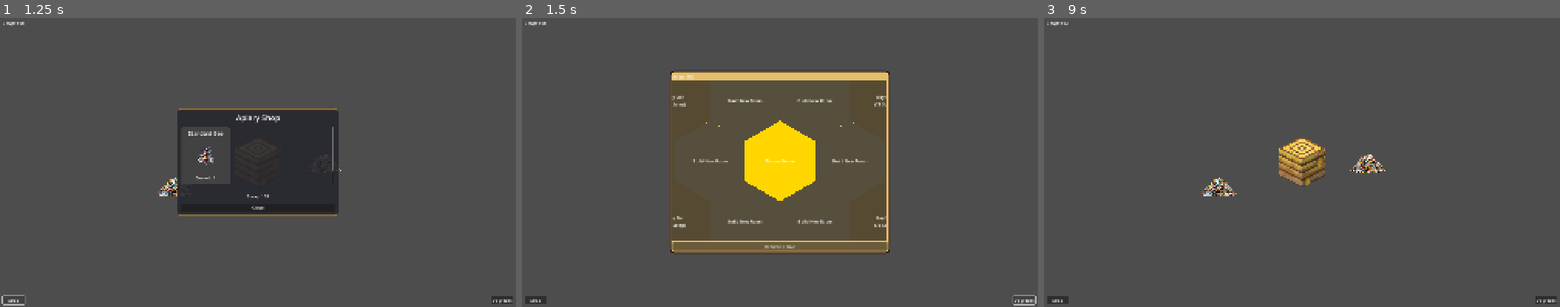
Above: before the commit, frames 1-3 (left to right).
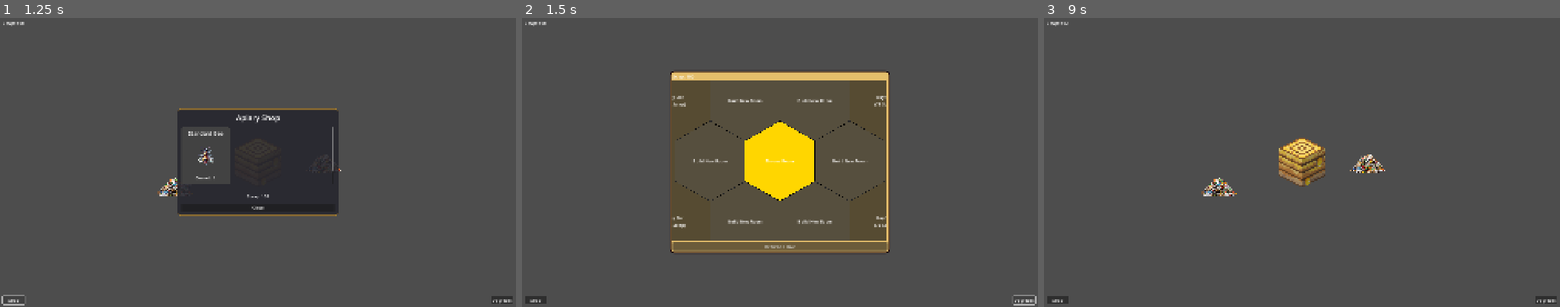
Above: after the commit, the same moments.

Repository: cyberstrgg/LitterBees
Game: Godot game, scene res://main.tscn
The game is run twice, just before and just after one commit, with the same random seed, the same clock (stepped at 60 frames per second) and the same inputs.
Inputs (mouse positions are in pixels of both pictures, inside the frame that each line leads up to):
- Up to frame 1 (1.25 s): click "Shop" at 0.5 s
- Up to frame 2 (1.5 s): click "Upgrades" at 1.25 s
- Up to frame 3 (9 s): click (1441, 162) at 2.02 s; click (1441, 162) at 2.77 s; click "Shop" at 3.5 s; click "Buy (17 Scrap)" at 4.25 s; click "Upgrades" at 5 s; click "Shop" at 5.75 s; click "Buy (17 Scrap)" at 6.5 s; click "Upgrades" at 7.25 s; click (1441, 162) at 8.02 s; click "Return to Hive" at 8.75 s

Frame 1 is identical in both runs. In frame 2, 0.2% of the frame differs, in the area x 29-71%, y 35-64%; in frame 3, nothing differs.

Commit message:
stroking it

Diff:
--- a/Scenes/UpgradeRooms/upgrade_room.tscn
+++ b/Scenes/UpgradeRooms/upgrade_room.tscn
@@ -9,6 +9,7 @@
 anchors_preset = 0
 offset_right = 300.0
 offset_bottom = 300.0
+mouse_filter = 1
 script = ExtResource("1_w4h07")
 
 [node name="Polygon2D" type="Polygon2D" parent="."]
--- a/Scenes/room_slot.tscn
+++ b/Scenes/room_slot.tscn
@@ -8,6 +8,7 @@
 custom_minimum_size = Vector2(300, 300)
 offset_right = 300.0
 offset_bottom = 300.0
+mouse_filter = 1
 theme_override_styles/panel = SubResource("StyleBoxEmpty_kjnj3")
 script = ExtResource("1_kjnj3")
 
@@ -15,17 +16,19 @@
 
 [node name="BuildMenu" type="Panel" parent="."]
 visible = false
-layout_mode = 1
-anchors_preset = 15
+layout_mode = 2
 theme_override_styles/panel = SubResource("StyleBoxEmpty_kjnj3")
 
 [node name="BackgroundHex" type="Polygon2D" parent="BuildMenu"]
 z_index = -1
-color = Color(1, 1, 1, 1)
 
 [node name="CenterContainer" type="CenterContainer" parent="BuildMenu"]
 layout_mode = 1
 anchors_preset = 15
+anchor_right = 1.0
+anchor_bottom = 1.0
+grow_horizontal = 2
+grow_vertical = 2
 
 [node name="VBoxContainer" type="VBoxContainer" parent="BuildMenu/CenterContainer"]
 layout_mode = 2
@@ -47,8 +50,7 @@
 icon_alignment = 1
 
 [node name="BuildLabel" type="Label" parent="."]
-layout_mode = 1
-anchors_preset = 15
+layout_mode = 2
 text = "Build New Room"
 horizontal_alignment = 1
 vertical_alignment = 1
--- a/Scripts/UpgradeRooms/base_upgrade_room.gd
+++ b/Scripts/UpgradeRooms/base_upgrade_room.gd
@@ -11,81 +11,76 @@
 @export var base_effect_value: float = 1.0 # Can be damage, multiplier, etc.
 @export var effect_increment: float = 1.0
 
-# --- State ---
 var level: int = 1
 var total_scrap_invested: int = 0
 
-# --- Node References ---
 @onready var name_label: Label = $MarginContainer/CenterContainer/VBoxContainer/NameLabel
 @onready var level_label: Label = $MarginContainer/CenterContainer/VBoxContainer/LevelLabel
 @onready var effect_label: Label = $MarginContainer/CenterContainer/VBoxContainer/EffectLabel
-# MODIFIED: Changed Button to HexButton
 @onready var upgrade_button: HexButton = $MarginContainer/CenterContainer/VBoxContainer/UpgradeButton
 @onready var demolish_button: HexButton = $MarginContainer/CenterContainer/VBoxContainer/DemolishButton
 @onready var polygon_2d: Polygon2D = $Polygon2D
 
 func _ready():
-    # Draw the hexagon background
-    var size = self.custom_minimum_size
-    var center = size / 2.0
-    var hexagon_points = PackedVector2Array()
-    for i in range(6):
-        var angle_deg = 60 * i + 30 # Pointy-top
-        var angle_rad = deg_to_rad(angle_deg)
-        hexagon_points.append(center + Vector2(center.x * cos(angle_rad), center.y * sin(angle_rad)))
-    polygon_2d.polygon = hexagon_points
-    polygon_2d.color = Color(0.3, 0.3, 0.35) # Base color for upgrade rooms
+	var size = self.custom_minimum_size
+	var center = size / 2.0
+	var hexagon_points = PackedVector2Array()
+	for i in range(6):
+		var angle_deg = 60 * i + 30
+		var angle_rad = deg_to_rad(angle_deg)
+		hexagon_points.append(center + Vector2(center.x * cos(angle_rad), center.y * sin(angle_rad)))
+	polygon_2d.polygon = hexagon_points
+	polygon_2d.color = Color(0.3, 0.3, 0.35)
 
-    # Connect button signals (this works because our custom button emits "pressed")
-    upgrade_button.pressed.connect(_on_upgrade_button_pressed)
-    demolish_button.pressed.connect(_on_demolish_button_pressed)
+	upgrade_button.pressed.connect(_on_upgrade_button_pressed)
+	demolish_button.pressed.connect(_on_demolish_button_pressed)
 
-    # Initial setup
-    name_label.text = room_name
-    demolish_button.text = "Demolish" # Set static text
-    total_scrap_invested = base_cost
-    apply_upgrade_effect()
-    update_ui()
+	name_label.text = room_name
+	demolish_button.text = "Demolish"
+	total_scrap_invested = base_cost
+	apply_upgrade_effect()
+	update_ui()
+	queue_redraw() # Tell the engine to run the _draw() function
+
+func _draw():
+	# Draw a 2px black outline using the same points as the polygon
+	if polygon_2d and not polygon_2d.polygon.is_empty():
+		draw_polyline(polygon_2d.polygon, Color.BLACK, 2.0)
 
 func update_ui():
-    level_label.text = "Level: %d" % level
-    effect_label.text = get_effect_description()
+	level_label.text = "Level: %d" % level
+	effect_label.text = get_effect_description()
 
-    var next_cost = calculate_upgrade_cost()
-    # MODIFIED: Set properties on our custom HexButton
-    upgrade_button.text = "Upgrade (%d Scrap)" % next_cost
-    upgrade_button.disabled = GlobalUpgrades.scrap_total < next_cost
+	var next_cost = calculate_upgrade_cost()
+	upgrade_button.text = "Upgrade (%d Scrap)" % next_cost
+	upgrade_button.disabled = GlobalUpgrades.scrap_total < next_cost
 
 func calculate_upgrade_cost() -> int:
-    return int(base_cost * pow(cost_multiplier, level))
+	return int(base_cost * pow(cost_multiplier, level))
 
 func get_refund_amount() -> int:
-    return int(total_scrap_invested * 0.5) # Refund 50% of scrap spent
+	return int(total_scrap_invested * 0.5)
 
 func _on_upgrade_button_pressed():
-    var cost = calculate_upgrade_cost()
-    if GlobalUpgrades.scrap_total >= cost:
-        GlobalUpgrades.scrap_total -= cost
-        total_scrap_invested += cost
-        level += 1
-        apply_upgrade_effect()
-        update_ui()
+	var cost = calculate_upgrade_cost()
+	if GlobalUpgrades.scrap_total >= cost:
+		GlobalUpgrades.scrap_total -= cost
+		total_scrap_invested += cost
+		level += 1
+		apply_upgrade_effect()
+		# update_ui is called automatically by the signal now
 
 func _on_demolish_button_pressed():
-    revert_all_effects()
-    var refund = get_refund_amount()
-    emit_signal("room_demolished", refund, self)
-    queue_free()
+	revert_all_effects()
+	var refund = get_refund_amount()
+	emit_signal("room_demolished", refund, self)
+	queue_free()
 
-# --- Virtual functions for child scripts to implement ---
 func apply_upgrade_effect():
-    # This will be overridden by child scripts (DamageRoom, SpeedRoom, etc.)
-    pass
+	pass
 
 func revert_all_effects():
-    # This will be overridden by child scripts
-    pass
+	pass
 
 func get_effect_description() -> String:
-    # This will be overridden by child scripts
-    return "Effect TBD"
+	return "Effect TBD"
--- a/Scripts/room_slot.gd
+++ b/Scripts/room_slot.gd
@@ -1,8 +1,8 @@
+# Scripts/room_slot.gd
 extends PanelContainer
 
 signal build_room_requested(room_type, cost, axial_coordinates)
 
-# Preload the scripts to get their base costs
 const DamageRoom = preload("res://Scripts/UpgradeRooms/bees/damage_room.gd")
 const SpeedRoom = preload("res://Scripts/UpgradeRooms/bees/speed_room.gd")
 const RecoveryRoom = preload("res://Scripts/UpgradeRooms/bees/recovery_room.gd")
@@ -19,72 +19,68 @@
 var speed_cost: int
 var recovery_cost: int
 
-var axial_coordinates: Vector2i # To store its position in the hex grid
+var axial_coordinates: Vector2i
 
 func _ready():
-    # Calculate the points for the hexagon shape
-    var size = self.custom_minimum_size
-    var center = size / 2.0
-    var hexagon_points = PackedVector2Array()
-    # Pointy-top hexagon points
-    for i in range(6):
-        var angle_deg = 60 * i + 30 # Add 30 degrees to make it pointy-top
-        var angle_rad = deg_to_rad(angle_deg)
-        hexagon_points.append(center + Vector2(center.x * cos(angle_rad), center.y * sin(angle_rad)))
+	var size = self.custom_minimum_size
+	var center = size / 2.0
+	var hexagon_points = PackedVector2Array()
+	for i in range(6):
+		var angle_deg = 60 * i + 30
+		var angle_rad = deg_to_rad(angle_deg)
+		hexagon_points.append(center + Vector2(center.x * cos(angle_rad), center.y * sin(angle_rad)))
 
-    # Configure the main dark hexagon for the empty slot
-    polygon_2d.polygon = hexagon_points
-    polygon_2d.color = Color(0.2, 0.2, 0.2, 0.8)
+	polygon_2d.polygon = hexagon_points
+	polygon_2d.color = Color(0.2, 0.2, 0.2, 0.8)
 
-    # Configure the new white hexagon for the build menu's background
-    background_hex.polygon = hexagon_points
-    # The color is already set to white in the scene file, but you could also set it here:
-    # background_hex.color = Color.WHITE
+	background_hex.polygon = hexagon_points
 
-    # Connect signals
-    build_damage_button.pressed.connect(_on_build_room_type_pressed.bind("damage"))
-    build_speed_button.pressed.connect(_on_build_room_type_pressed.bind("speed"))
-    build_recovery_button.pressed.connect(_on_build_room_type_pressed.bind("recovery"))
+	build_damage_button.pressed.connect(_on_build_room_type_pressed.bind("damage"))
+	build_speed_button.pressed.connect(_on_build_room_type_pressed.bind("speed"))
+	build_recovery_button.pressed.connect(_on_build_room_type_pressed.bind("recovery"))
 
-    # Get base costs from the scripts
-    damage_cost = DamageRoom.new().base_cost
-    speed_cost = SpeedRoom.new().base_cost
-    recovery_cost = RecoveryRoom.new().base_cost
+	damage_cost = DamageRoom.new().base_cost
+	speed_cost = SpeedRoom.new().base_cost
+	recovery_cost = RecoveryRoom.new().base_cost
 
-    update_button_text()
+	update_button_text()
+	queue_redraw() # Tell the engine to run the _draw() function
+
+func _draw():
+	# Draw a 2px black outline using the same points as the polygon
+	if polygon_2d and not polygon_2d.polygon.is_empty():
+		draw_polyline(polygon_2d.polygon, Color.BLACK, 2.0)
 
 func update_button_text():
-    build_damage_button.text = "Barracks (%d)" % damage_cost
-    build_speed_button.text = "Apiary (%d)" % speed_cost
-    build_recovery_button.text = "Nursery (%d)" % recovery_cost
+	build_damage_button.text = "Barracks (%d)" % damage_cost
+	build_speed_button.text = "Apiary (%d)" % speed_cost
+	build_recovery_button.text = "Nursery (%d)" % recovery_cost
 
 func _on_build_button_pressed():
-    build_menu.visible = true
-    build_label.visible = false
+	build_menu.visible = true
+	build_label.visible = false
 
 func _on_build_room_type_pressed(type: String):
-    match type:
-        "damage":
-            emit_signal("build_room_requested", "damage", damage_cost, axial_coordinates)
-        "speed":
-            emit_signal("build_room_requested", "speed", speed_cost, axial_coordinates)
-        "recovery":
-            emit_signal("build_room_requested", "recovery", recovery_cost, axial_coordinates)
+	match type:
+		"damage":
+			emit_signal("build_room_requested", "damage", damage_cost, axial_coordinates)
+		"speed":
+			emit_signal("build_room_requested", "speed", speed_cost, axial_coordinates)
+		"recovery":
+			emit_signal("build_room_requested", "recovery", recovery_cost, axial_coordinates)
 
-# Override to define a custom clickable shape
 func _has_point(point: Vector2) -> bool:
-    return Geometry2D.is_point_in_polygon(point, polygon_2d.polygon)
+	return Geometry2D.is_point_in_polygon(point, polygon_2d.polygon)
 
-# Allows the player to click to open/close the build menu
 func _gui_input(event: InputEvent):
-    if event is InputEventMouseButton and event.is_pressed():
-        if event.button_index == MOUSE_BUTTON_LEFT:
-            if not build_menu.visible:
-                _on_build_button_pressed()
-                get_viewport().set_input_as_handled()
+	if event is InputEventMouseButton and event.is_pressed():
+		if event.button_index == MOUSE_BUTTON_LEFT:
+			if not build_menu.visible:
+				_on_build_button_pressed()
+				get_viewport().set_input_as_handled()
 
-        elif event.button_index == MOUSE_BUTTON_RIGHT:
-            if build_menu.visible:
-                build_menu.visible = false
-                build_label.visible = true
-                get_viewport().set_input_as_handled()
+		elif event.button_index == MOUSE_BUTTON_RIGHT:
+			if build_menu.visible:
+				build_menu.visible = false
+				build_label.visible = true
+				get_viewport().set_input_as_handled()
--- a/Scripts/throne_room.gd
+++ b/Scripts/throne_room.gd
@@ -1,23 +1,29 @@
+# Scripts/throne_room.gd
 extends PanelContainer
 
 @export var polygon_2d: Polygon2D
 
 func _ready():
-    # Draw the hexagon background
-    var size = self.custom_minimum_size
-    var center = size / 2.0
-    var hexagon_points = PackedVector2Array()
+	var size = self.custom_minimum_size
+	var center = size / 2.0
+	var hexagon_points = PackedVector2Array()
 
-    for i in range(6):
-        var angle_deg = 60 * i + 30 # Pointy-top
-        var angle_rad = deg_to_rad(angle_deg)
-        hexagon_points.append(center + Vector2(center.x * cos(angle_rad), center.y * sin(angle_rad)))
+	for i in range(6):
+		var angle_deg = 60 * i + 30
+		var angle_rad = deg_to_rad(angle_deg)
+		hexagon_points.append(center + Vector2(center.x * cos(angle_rad), center.y * sin(angle_rad)))
 
-    if polygon_2d:
-        polygon_2d.polygon = hexagon_points
+	if polygon_2d:
+		polygon_2d.polygon = hexagon_points
 
+	queue_redraw() # Tell the engine to run the _draw() function
+
+func _draw():
+	# Draw a 2px black outline using the same points as the polygon
+	if polygon_2d and not polygon_2d.polygon.is_empty():
+		draw_polyline(polygon_2d.polygon, Color.BLACK, 2.0)
 
 func _gui_input(event: InputEvent):
-    if event is InputEventMouseButton and event.is_pressed():
-        print("The Queen's Throne Room. Cannot be modified.")
-        get_viewport().set_input_as_handled()
+	if event is InputEventMouseButton and event.is_pressed():
+		print("The Queen's Throne Room. Cannot be modified.")
+		get_viewport().set_input_as_handled()
--- a/Scripts/upgrades_menu.gd
+++ b/Scripts/upgrades_menu.gd
@@ -1,4 +1,3 @@
-# upgrades_menu.gd
 extends CanvasLayer
 
 signal menu_closed
@@ -135,14 +134,12 @@
 	GlobalUpgrades.grid_layout[axial_coords] = room_type
 	GlobalUpgrades.recalculate_all_stats()
 	populate_grid()
-	# No need to call update_scrap_label here, the signal will do it
 
 func on_room_demolished(refund_amount: int, room_instance: Node, axial_coords: Vector2i):
 	GlobalUpgrades.scrap_total += refund_amount
 	GlobalUpgrades.grid_layout[axial_coords] = "empty"
 	GlobalUpgrades.recalculate_all_stats()
 	populate_grid()
-	# No need to call update_scrap_label here, the signal will do it
 
 func on_buy_new_slot(coords: Vector2i):
 	var cost = GlobalUpgrades.NEW_SLOT_COST
@@ -151,7 +148,6 @@
 	GlobalUpgrades.scrap_total -= cost
 	GlobalUpgrades.grid_layout[coords] = "empty"
 	populate_grid()
-	# No need to call update_scrap_label here, the signal will do it
 
 func center_on_throne_room():
 	var throne_room_pos = axial_to_pixel(0, 0)
Not shown: 2 places in Scenes/UpgradeRooms/upgrade_room.tscn that only renumber resources
